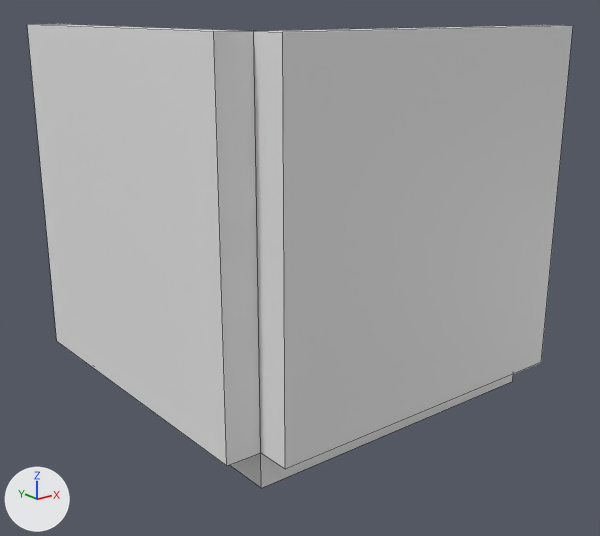
The Blender file Assets/_Content/Graphics/Models/Environment/.WorkingFiles/Dust.blend: old version first, new version second.
Rendered twice from a 50 mm lens placed at (-2.13, -2.97, 2.09), pointed at (0.76, 0.64, 0.65). Lighting does not change. The marker at lower left points along +X, +Y and +Z. The first picture is the older version. Mesh edges are drawn as thin lines.

Before the edit, the objects in view are built like this:
```python
me_cube = bpy.data.meshes.new('Cube')
me_cube.from_pydata(...)  # a box spanning x 0.0..2.0, y 0.0..2.0, z -0.2..0.0
me_cube_001 = bpy.data.meshes.new('Cube.001')
me_cube_001.from_pydata(...)  # a box spanning x 0.0..2.0, y 0.0..2.0, z -0.2..0.0
me_cube_002 = bpy.data.meshes.new('Cube.002')
me_cube_002.from_pydata(...)  # a box spanning x 0.0..2.0, y 0.0..2.0, z -0.2..0.0
ob_cube = bpy.data.objects.new('Cube', me_cube)
ob_cube.location = (0.0, 0.0, 0.0)
ob_cube_001 = bpy.data.objects.new('Cube.001', me_cube_001)
ob_cube_001.location = (0.0, 0.0, 0.0)
ob_cube_001.rotation_euler = (1.571, 0.0, 1.571)  # degrees (90, 0, 90)
ob_cube_002 = bpy.data.objects.new('Cube.002', me_cube_002)
ob_cube_002.location = (0.0, 0.0, 0.0)
ob_cube_002.rotation_euler = (1.571, 0.0, 4.712)  # degrees (90, 0, 270)
ob_cube_002.scale = (0.1, 1.0, 10.0)
```
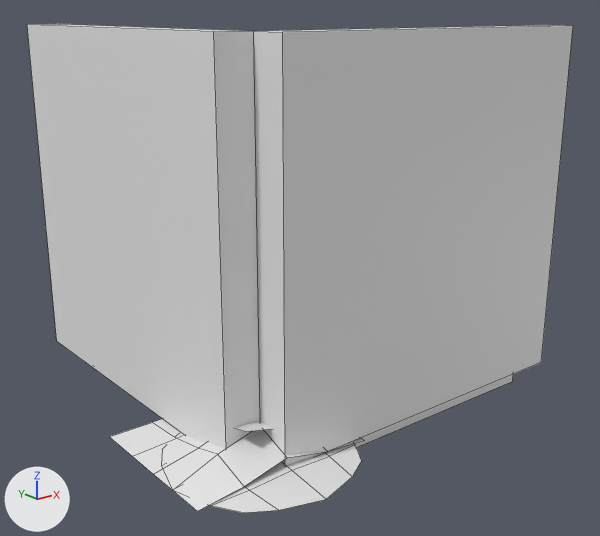
Commit message: dust modeling

Location of each change, (x1, y1, x2, y2) in pixels of the pictures (600 x 536 px):
'DustWall', added
    after: (110, 419, 365, 511)
'DustCenter', added
    after: (171, 444, 362, 513)
'DustCorner', added (mostly hidden)
    after: (235, 422, 272, 432)
'Cube', unchanged, covered by the edit
    before: (230, 375, 513, 488)
    after: (355, 375, 513, 447)

What changed in the scene script:
```text
Add mat_dustcenter:
    mat_dustcenter = principled_material('DustCenter')
    mat_dustcenter.base_color = (0.8, 0.8, 0.8)  # white #e7e7e7
Add mat_dustwall:
    mat_dustwall = principled_material('DustWall')
    mat_dustwall.base_color = (0.8, 0.8, 0.8)  # white #e7e7e7
Add mat_dustcorner:
    mat_dustcorner = principled_material('DustCorner')
    mat_dustcorner.base_color = (0.8, 0.8, 0.8)  # white #e7e7e7
Add me_plane_003:
    me_plane_003.from_pydata(...)  # 25 vertices, 16 faces; spans x -0.5..0.5, y -0.5..0.5, z -0.013..0.043
    me_plane_003.polygons.foreach_set('use_smooth', [True] * 16)
    me_plane_003.materials.append(mat_dustcenter)  # white #e7e7e7
Add me_plane_001:
    me_plane_001.from_pydata(...)  # 25 vertices, 16 faces; spans x -0.5..0.5, y -0.216..0.637, z -0.014..0.147
    me_plane_001.polygons.foreach_set('use_smooth', [True] * 16)
    me_plane_001.materials.append(mat_dustwall)  # white #e7e7e7
Add me_plane:
    me_plane.from_pydata(...)  # 25 vertices, 16 faces; spans x 0.0..1.0, y 0.0..1.0, z -0.028..0.209
    me_plane.polygons.foreach_set('use_smooth', [True] * 16)
    me_plane.materials.append(mat_dustcorner)  # white #e7e7e7
Add ob_dustcenter:
    ob_dustcenter = bpy.data.objects.new('DustCenter', me_plane_003)
    ob_dustcenter.location = (0.0, 0.0, 0.0)
Add ob_dustwall:
    ob_dustwall = bpy.data.objects.new('DustWall', me_plane_001)
    ob_dustwall.location = (0.0, 0.0, 0.0)
Add ob_dustcorner:
    ob_dustcorner = bpy.data.objects.new('DustCorner', me_plane)
    ob_dustcorner.location = (-0.153, -0.1, 0.0)
```
